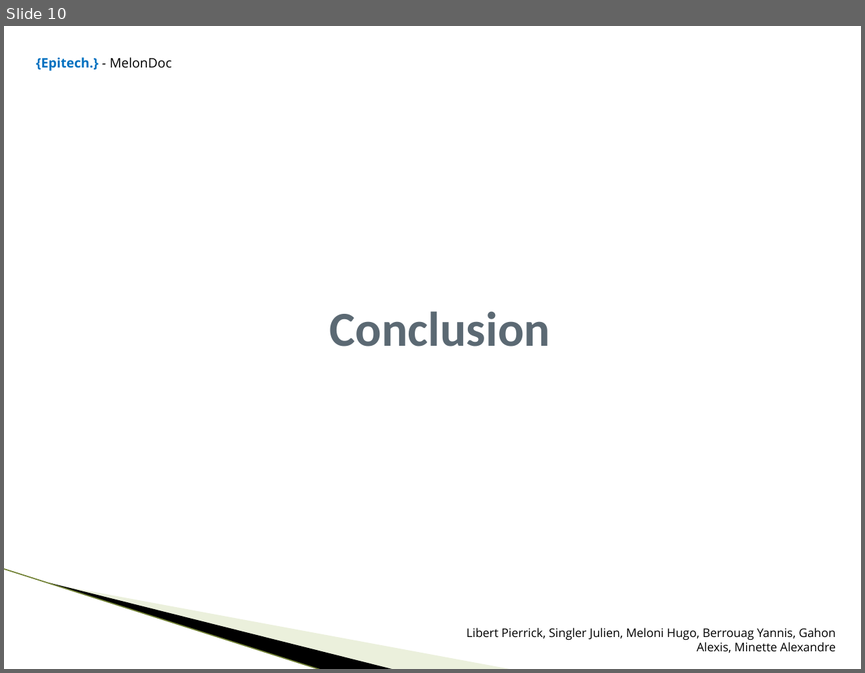
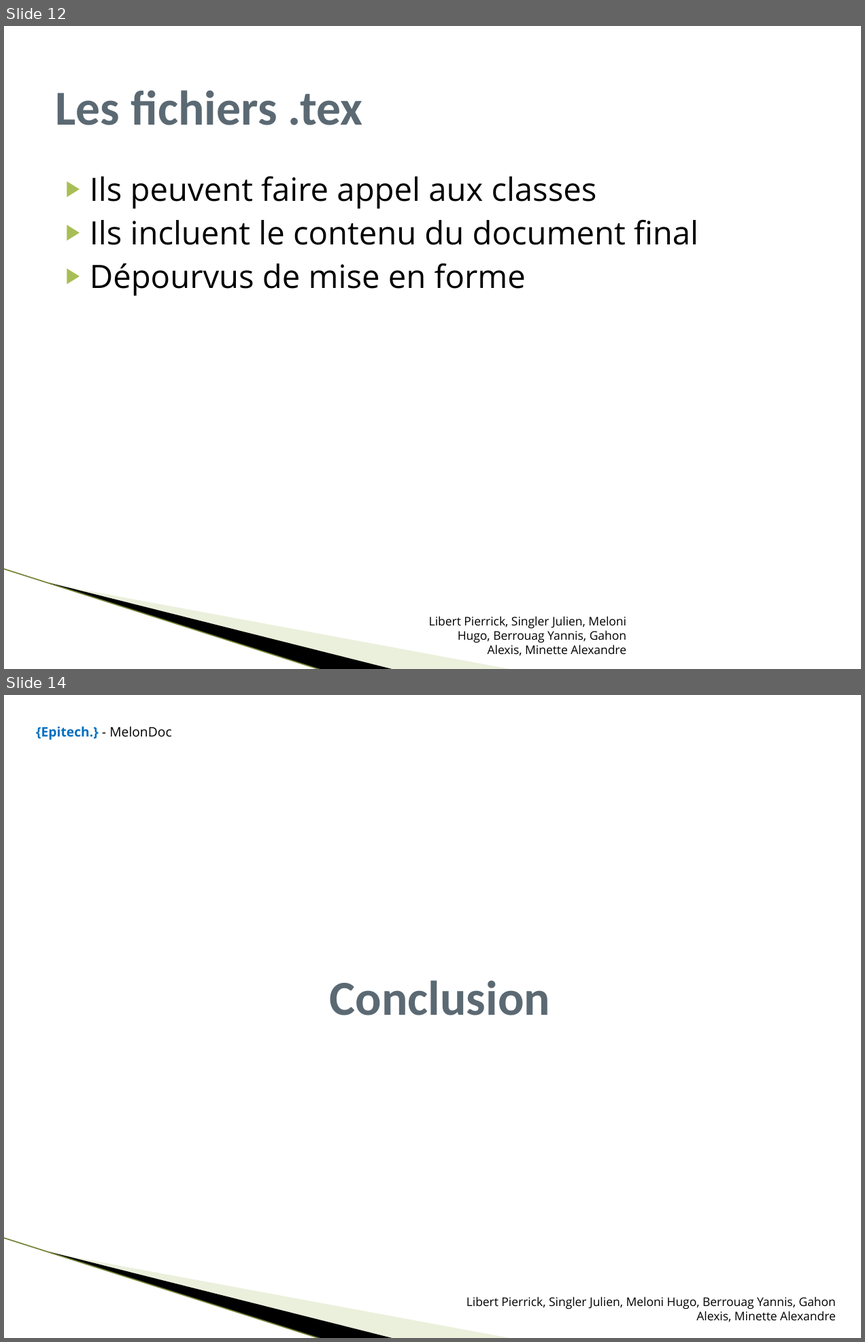
Before and after one commit to alex-min/melondoc, a slide deck: Documentation MelonDoc/Presentation_MelonDoc.pptx. Shown one above the other, each under a label of ours: slide 10 before the commit, slides 12 and 14 after it; the slides between them are not shown. The pictures are 865x673 and 865x1342 pixels, drawn with LibreOffice and Linux fonts; fonts in the diff are those of the drawing; background and template pictures are left out. Boxes give left, top, right and bottom in pixels: in the first picture for what was removed or moved away, otherwise in the second. Text is boxed around its words. In the diff, an @@ line names an element or a change of style, - is before the commit and + after.

```diff
--- a/Documentation MelonDoc/Presentation_MelonDoc.pptx
+++ b/Documentation MelonDoc/Presentation_MelonDoc.pptx
@@ slide 12 added at (4, 26, 861, 669), background #FFFFFF; not listed: 3 template elements that a slide beside it also shows @@
@@ title added at (55, 90, 362, 125), 41 pt, text #5B6973, bold @@
+Les fichiers .tex
@@ text added at (90, 176, 698, 296), 27 pt, text #000000 @@
+▶ Ils peuvent faire appel aux classes
+▶ Ils incluent le contenu du document final
+▶ Dépourvus de mise en forme
@@ text added at (429, 616, 626, 656), 10 pt, text #000000 @@
+Libert Pierrick, Singler Julien, Meloni Hugo, Berrouag Yannis, Gahon Alexis, Minette Alexandre
@@ what was slide 10 is now slide 14 @@
```
Also in this commit, not shown: 1 slide changed, 3 other slides added.
